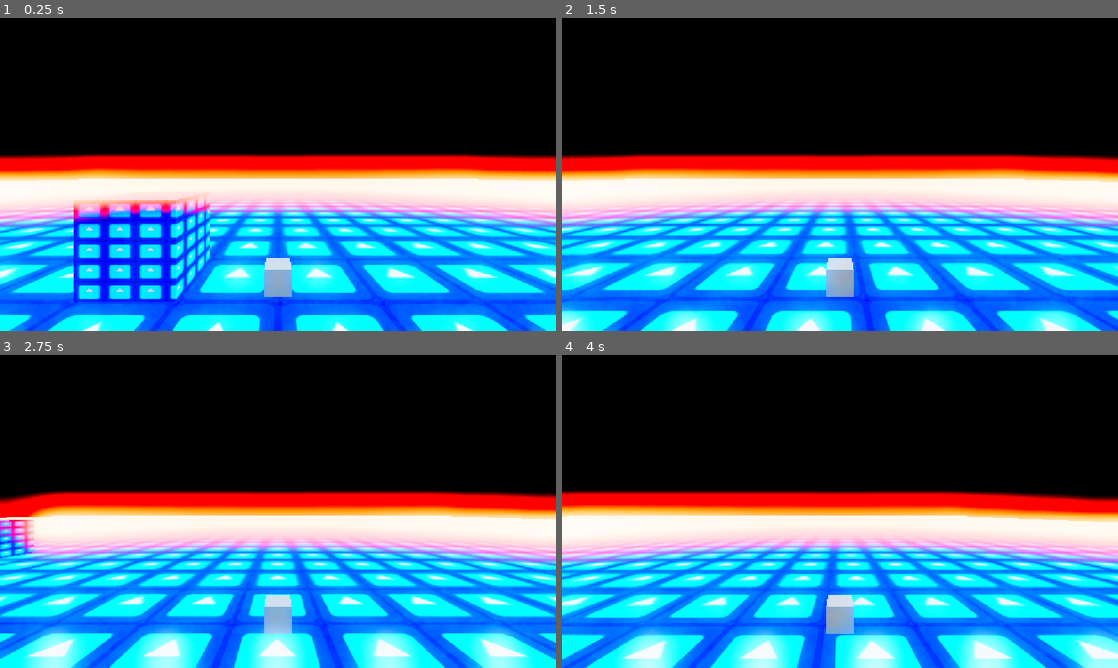
Above: before the commit, frames 1-4 (two rows, left to right).
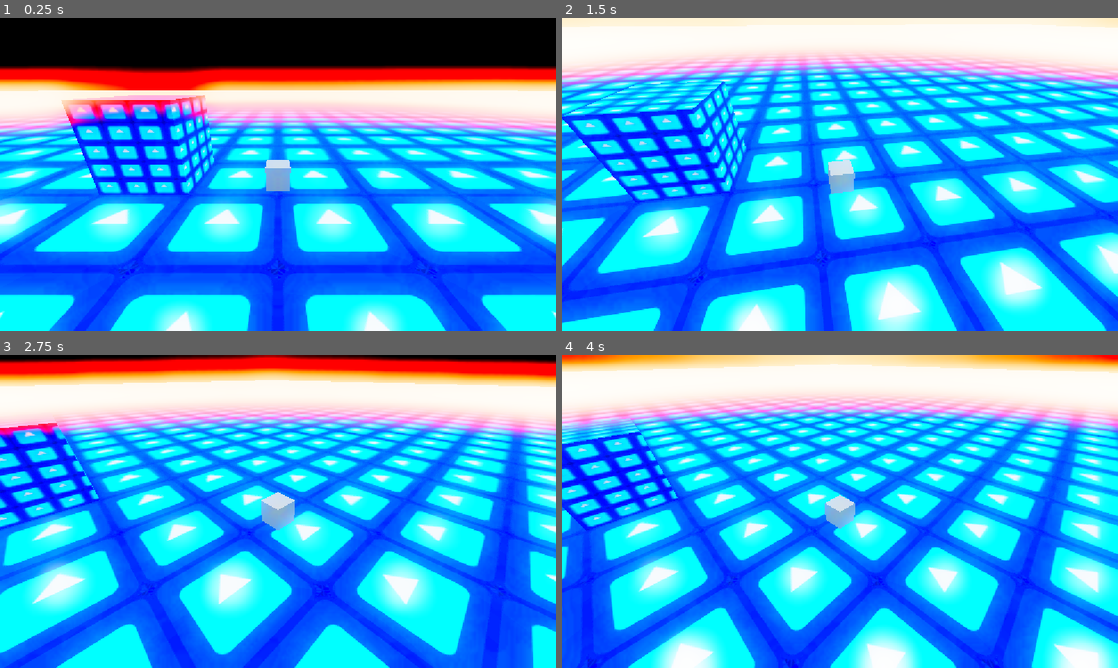
Above: after the commit, the same moments.

Repository: officialErnests/trih-3azel
Game: Godot game, scene res://Scenes/game.tscn
Same seed, same stepped clock (60 frames per second), same inputs: the game is played once before the commit and once after it. The engine's default icon, where the game draws it, is replaced by a stand-in: a white triangle on a blue panel in a dark square.
Inputs:
- Up to frame 1 (0.25 s): no input
- Up to frame 2 (1.5 s): tap Enter (ui_accept) at 0.5, 0.77 s; hold D (Right) 0.53-1.28 s; tap W (Foward) at 0.6, 1.35 s; hold S (Backward) from 1.28 s (still down)
- Up to frame 3 (2.75 s): tap Enter (ui_accept) at 1.52 s; release S (Backward) at 2.03 s; hold D (Right) from 2.03 s (still down); tap W (Foward) at 2.1 s
- Up to frame 4 (4 s): tap W (Foward) at 2.85, 3.6 s; tap Enter (ui_accept) at 3.02, 3.77 s; release D (Right) at 3.53 s; hold A (Left) from 3.53 s (still down)

The runs differ from the first frame. In frame 1, 79% of the frame differs, in the area x 0-100%, y 15-100%; in frame 2, 93%; in frame 3, 93%; in frame 4, 94%, in the area x 0-100%, y 0-100%.

Commit message:
making player move along camera ;-;

Diff:
--- a/Scenes/Rabbit.tscn
+++ b/Scenes/Rabbit.tscn
@@ -9,8 +9,9 @@
 [sub_resource type="BoxMesh" id="BoxMesh_rtlo7"]
 size = Vector3(0.25, 0.25, 0.25)
 
-[node name="Rabbit" type="CharacterBody3D"]
+[node name="Rabbit" type="CharacterBody3D" node_paths=PackedStringArray("movement_direction_node")]
 script = ExtResource("1_i4mnj")
+movement_direction_node = NodePath("Camera3D")
 
 [node name="CollisionShape3D" type="CollisionShape3D" parent="."]
 shape = SubResource("SphereShape3D_rtlo7")
@@ -21,3 +22,4 @@
 [node name="Camera3D" type="Camera3D" parent="."]
 transform = Transform3D(1, 0, 0, 0, 1, 0, 0, 0, 1, 0, 1, 2)
 script = ExtResource("2_78qo1")
+stalk_distance = 2
--- a/Scripts/follow.gd
+++ b/Scripts/follow.gd
@@ -1,11 +1,15 @@
 extends Camera3D
 
 @export var stalk_distance = 10
+var track_object: Node3D
 
-var previous_position = global_position
-var glob_position = global_position
+@onready var nb_global_position = global_position
+func _ready() -> void:
+	track_object = get_parent()
 # Called every frame. 'delta' is the elapsed time since the previous frame.
 func _process(delta: float) -> void:
-	glob_position += (glob_position - previous_position) * delta * 0.1
-	previous_position = global_position
-	glob_position = glob_position
+	look_at(track_object.global_position)
+	var track_position = track_object.global_position + Vector3.UP
+	nb_global_position += (track_position - nb_global_position) * delta * clamp(nb_global_position.distance_to(track_position) - stalk_distance, -1, 1) * 2
+	nb_global_position.y += (track_position.y - nb_global_position.y) * delta
+	global_position = nb_global_position
--- a/Scripts/rabbit.gd
+++ b/Scripts/rabbit.gd
@@ -20,29 +20,38 @@
 	WALL_RUN_L
 }
 
+@export_category("Others")
+@export var movement_direction_node: Node3D = Node3D.new()
+
+@export_category("Movement")
 #SETUP
 #-STILL
-const STILL_SPEED = 20
+@export_subgroup("Still")
+@export var STILL_SPEED: float = 20
 #-START_MOVE
-const START_MOVE_TIME = 1
-const START_MOVE_SPEED = 2
-const START_MOVE_SLOW_DOWN = 10
+@export_subgroup("START_MOVE")
+@export var START_MOVE_TIME = 0.5
+@export var START_MOVE_SPEED = 2
+@export var START_MOVE_SLOW_DOWN = 20
 
 
 # Internal variables
 var start_move = -1
 var curent_player_state = PLAYER_STATES.STILL
 func _physics_process(delta: float) -> void:
-	#Gets input
+	#Inputs
 	var input_dir := Input.get_vector("Left", "Right", "Foward", "Backward")
-	var direction := (transform.basis * Vector3(input_dir.x, 0, input_dir.y)).normalized()
+	var direction := (transform.basis * Vector3(
+						input_dir.x * sin(movement_direction_node.rotation.y + PI / 2) + input_dir.y * sin(movement_direction_node.rotation.y),
+						0,
+						input_dir.x * cos(movement_direction_node.rotation.y + PI / 2) + input_dir.y * cos(movement_direction_node.rotation.y))).normalized()
 
+	#Processes player states
 	match curent_player_state:
 		PLAYER_STATES.STILL:
 			if direction:
 				curent_player_state = PLAYER_STATES.START_MOVE
-				velocity.x = direction.x * STILL_SPEED * delta * 10
-				velocity.z = direction.z * STILL_SPEED * delta * 10
+				add_velocity(delta, direction, STILL_SPEED)
 			move_and_slide()
 
 		PLAYER_STATES.START_MOVE:
@@ -51,8 +60,7 @@
 			else:
 				start_move -= delta
 			if direction:
-				velocity.x += direction.x * START_MOVE_SPEED * delta * 10
-				velocity.z += direction.z * START_MOVE_SPEED * delta * 10
+				add_velocity(delta, direction, START_MOVE_SPEED)
 			else:
 				if abs(velocity.x + velocity.z) < 1:
 					velocity.x = 0
@@ -74,3 +82,7 @@
 
 	# Get the input direction and handle the movement/deceleration.
 	# As good practice, you should replace UI actions with custom gameplay actions.
+
+func add_velocity(delta, direction, in_velocity):
+	velocity.x += direction.x * in_velocity * delta * 10
+	velocity.z += direction.z * in_velocity * delta * 10
